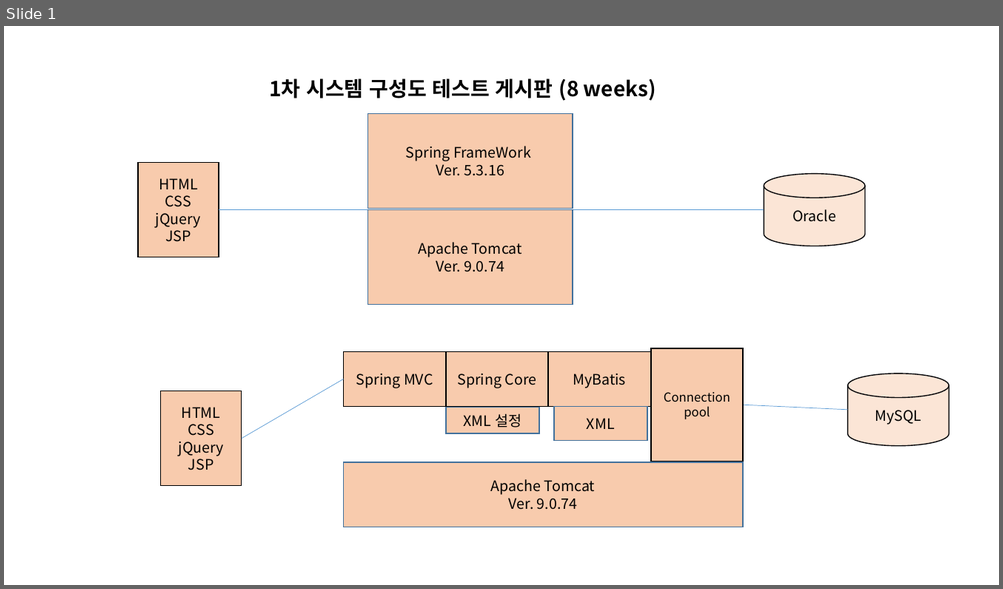
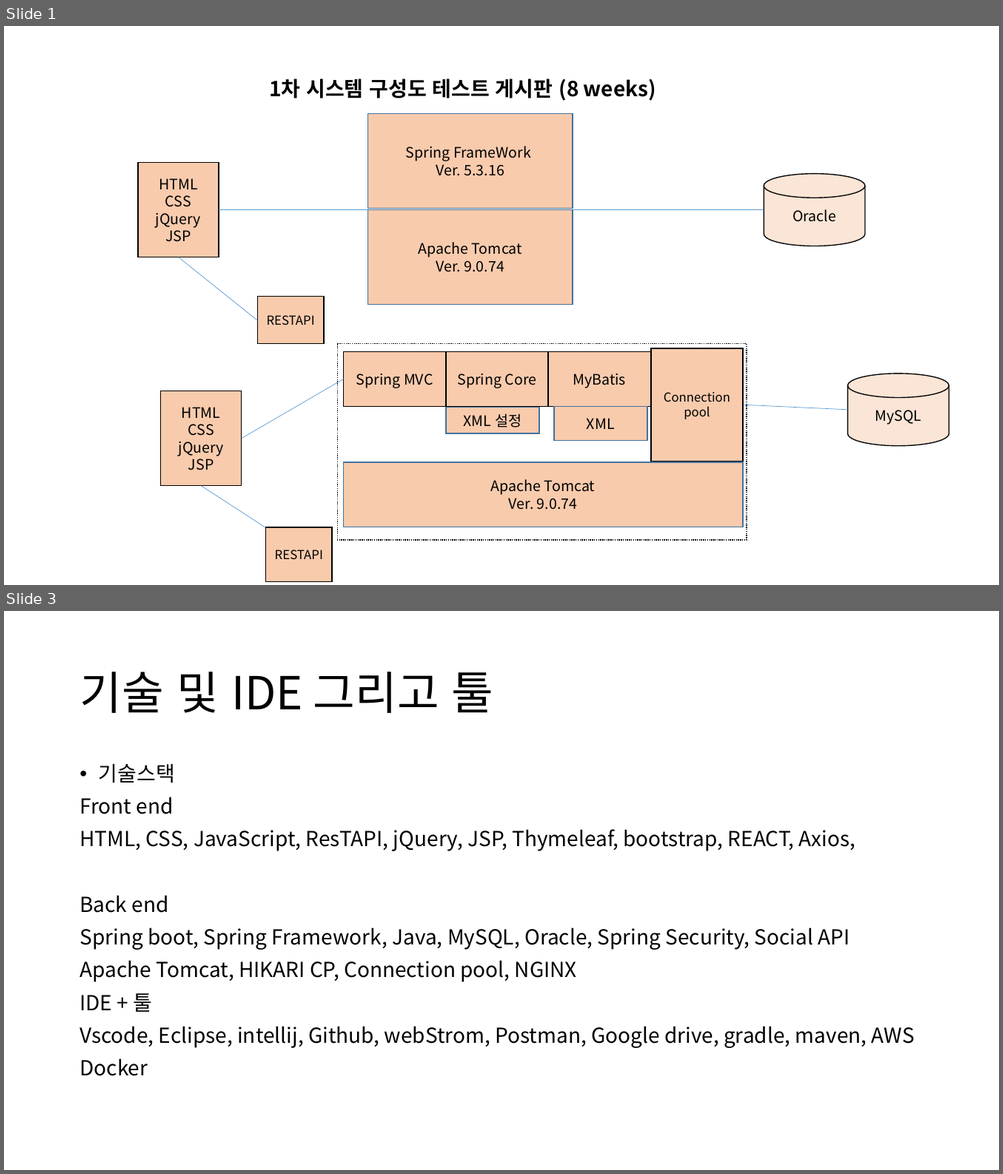
Before and after one commit to joungjaehyun/springboot, a slide deck: SystemTemplate.pptx. Shown one above the other, each under a label of ours: slide 1 before the commit, slides 1 and 3 after it; the slides between them are not shown. The pictures are 1003x589 and 1003x1174 pixels, drawn with LibreOffice and Linux fonts; fonts in the diff are those of the drawing. Boxes give left, top, right and bottom in pixels: in the first picture for what was removed or moved away, otherwise in the second. Text is boxed around its words. In the diff, an @@ line names an element or a change of style, - is before the commit and + after.

Commit message:
기술스택 업데이트

```diff
--- a/SystemTemplate.pptx
+++ b/SystemTemplate.pptx
@@ slide 3 added at (4,611,999,1170), background #FFFFFF @@
@@ title added at (79,672,494,713), 44 pt, text #000000 @@
+기술 및 IDE 그리고 툴
@@ text added at (79,763,914,1076), 20 pt, text #000000 @@
+• 기술스택
+Front end
+HTML, CSS, JavaScript, ResTAPI, jQuery, JSP, Thymeleaf, bootstrap, REACT, Axios,
+Back end
+Spring boot, Spring Framework, Java, MySQL, Oracle, Spring Security, Social API
+Apache Tomcat, HIKARI CP, Connection pool, NGINX
+IDE + 툴
+Vscode, Eclipse, intellij, Github, webStrom, Postman, Google drive, gradle, maven, AWS
+Docker
@@ slide 1 changed as well @@
@@ line added from (179, 258) to (258, 321), #5B9BD5 0.5 pt @@
@@ rectangle added at (258,297,324,345), fill #F8CBAD, outline #000000 1 pt, 12 pt, text #000000 @@
+RESTAPI
@@ rectangle added at (338,344,746,540), outline #000000 1 pt dashed @@
@@ line added from (201, 486) to (265, 528), #5B9BD5 0.5 pt @@
@@ rectangle added at (266,528,333,582), fill #F8CBAD, outline #000000 1 pt, 12 pt, text #000000 @@
+RESTAPI
```
Also in this commit, not shown: 1 other slide changed.
